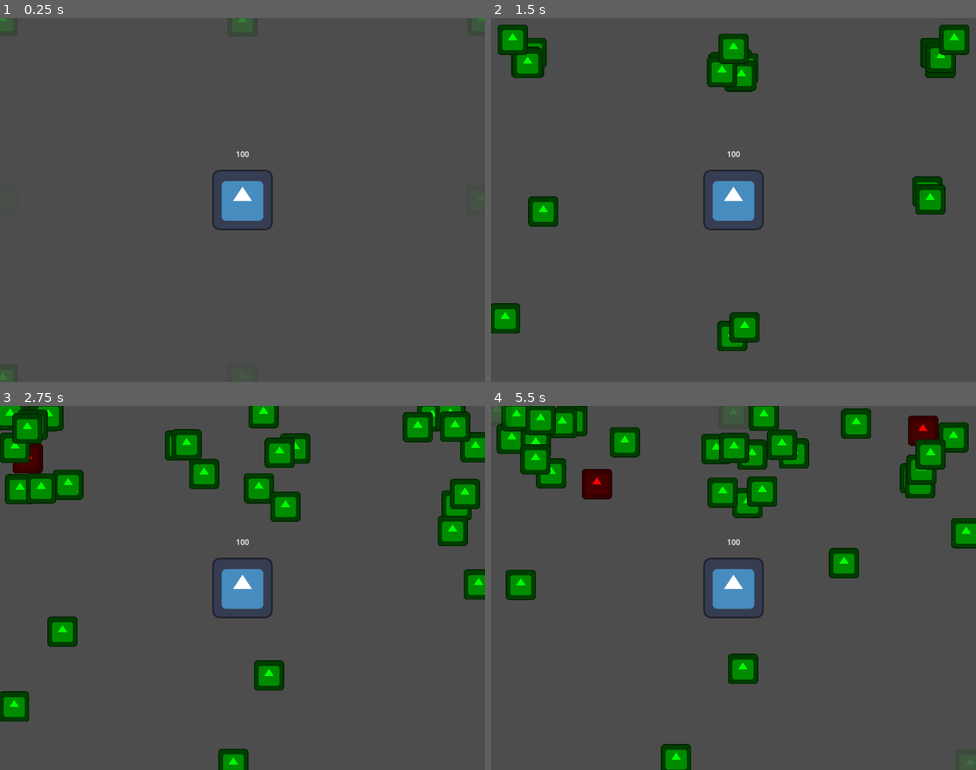
Above: before the commit, frames 1-4 (two rows, left to right).
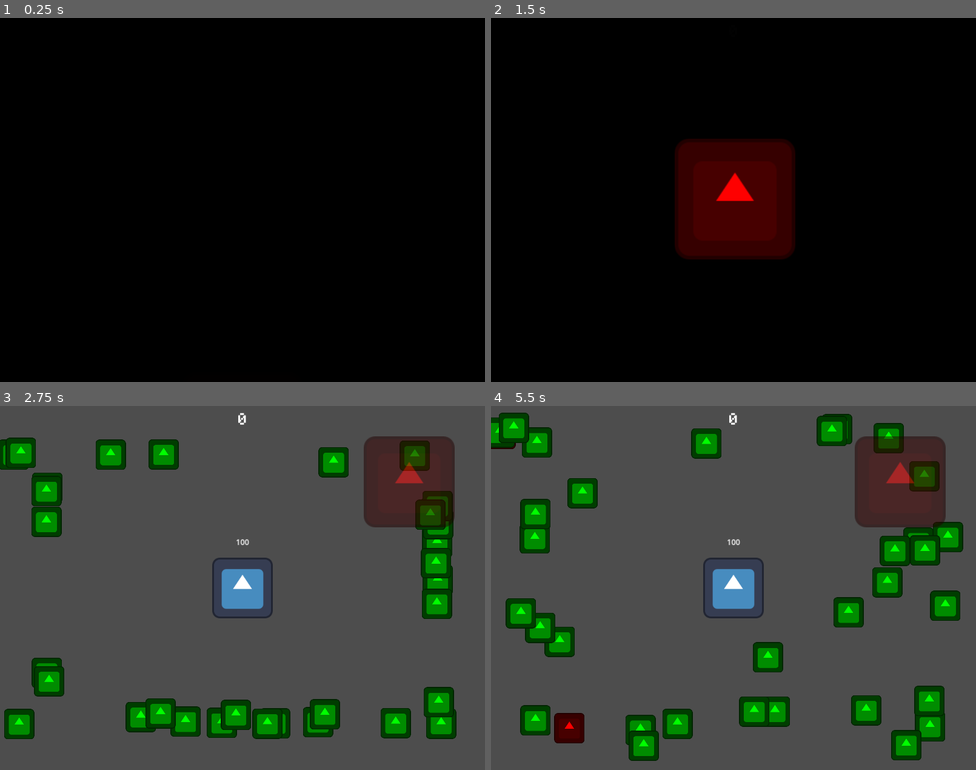
Above: after the commit, the same moments.

Repository: SamuelScerri/Score-Space-Jam
Game: Godot game, scene res://Game Area.tscn
Same seed, same stepped clock (60 frames per second), same inputs: the game is played once before the commit and once after it. The engine's default icon, where the game draws it, is replaced by a stand-in: a white triangle on a blue panel in a dark square.
Inputs (mouse positions are in pixels of both pictures, inside the frame that each line leads up to):
- Up to frame 1 (0.25 s): no input
- Up to frame 2 (1.5 s): move the mouse to (500, 371) at 0.52 s; click (500, 371) at 0.6 s; click (733, 305) at 1.25 s, where only the run after the commit has a clickable "Confirm"
- Up to frame 3 (2.75 s): move the mouse to (14, 708) at 2.02 s; click (14, 708) at 2.1 s
- Up to frame 4 (5.5 s): move the mouse to (922, 416) at 2.77 s; click (922, 416) at 2.85 s; move the mouse to (505, 708) at 3.52 s; click (505, 708) at 3.6 s; move the mouse to (578, 467) at 4.27 s; click (578, 467) at 4.35 s; move the mouse to (917, 522) at 5.02 s; click (917, 522) at 5.1 s

The runs differ from the first frame. In frame 1, 100% of the frame differs, in the area x 0-100%, y 0-100%; in frame 2, 100%; in frame 3, 25%; in frame 4, 27%.

Commit message:
Added Score Counter & Sound Effects

Diff:
--- a/Game Area.gd
+++ b/Game Area.gd
@@ -2,7 +2,9 @@
 
 var score: int = 0
 
-#@onready var user_interface = $Interface
+@onready var user_interface = $Interface
+@onready var camera = $Camera
+@onready var shake_duration = $Shake
 
 @export var max_citizens_in_area = 32
 @export var enemy_chance_percentage = .2
@@ -10,17 +12,38 @@
 @export var citizen_node: PackedScene
 @export var enemy_node: PackedScene
 
+var should_shake = false
+
 func _ready():
 	Global.current_game_area = self
-	#get_tree().paused = true
+	get_tree().paused = true
 
 	#We Will Now Create A Bunch Of Citizens
 	for i in range(max_citizens_in_area):
 		spawn_citizen()
 
+func add_score(amount):
+	score += amount
+
+	if score < 0:
+		score = 0
+
+	if amount > 0:
+		user_interface.update_score_label(score, true)
+	else:
+		user_interface.update_score_label(score, false)
+
+func shake_camera(strength):
+	camera.offset = Vector2(randi_range(-strength, strength), randi_range(-strength, strength))
+
 func spawn_citizen():
 	var citizen = citizen_node.instantiate()
-	citizen.global_position = Vector2(randi_range(0, 1) * (1024 / float(randi_range(1, 2))), randi_range(0, 1) * (768 / float(randi_range(1, 2))))
+	var x_or_y = randi_range(0, 1)
+
+	if x_or_y == 0:
+		citizen.global_position = Vector2(randi_range(0, 1024), randi_range(0, 1) * 768)
+	else:
+		citizen.global_position = Vector2(randi_range(0, 1) * 1024, randi_range(0, 768))
 
 	add_child(citizen)
 
@@ -36,7 +59,13 @@
 
 func _process(delta):
 	if Input.is_action_just_pressed("Fire"):
+		should_shake = true
+		shake_duration.start()
+
 		$Fire.play()
+
+	if should_shake:
+		shake_camera(4)
 
 func get_furthest_citizen(citizens: Array, building):
 	var furthest_citizen: CharacterBody2D = null
@@ -54,3 +83,8 @@
 	var enemy = enemy_node.instantiate()
 	enemy.global_position = furthest_citizen.global_position
 	add_child(enemy)
+
+
+func _on_shake_timeout():
+	should_shake = false
+	camera.offset = Vector2.ZERO
--- a/Game Area.tscn
+++ b/Game Area.tscn
@@ -1,12 +1,14 @@
-[gd_scene load_steps=6 format=3 uid="uid://bcarqfq1aej1t"]
+[gd_scene load_steps=8 format=3 uid="uid://bcarqfq1aej1t"]
 
 [ext_resource type="PackedScene" uid="uid://b38v3dryhbbjo" path="res://Nodes/Building.tscn" id="1_r261b"]
 [ext_resource type="Script" path="res://Game Area.gd" id="1_sroek"]
 [ext_resource type="PackedScene" uid="uid://cm2ftyt7r5ag0" path="res://Nodes/Enemy.tscn" id="2_216sn"]
 [ext_resource type="PackedScene" uid="uid://ids3m7jc5tp5" path="res://Nodes/Citizen.tscn" id="4_3nsmv"]
 [ext_resource type="AudioStream" uid="uid://c60n6mtf4lpvp" path="res://Resources/Sound Effects/Fire.mp3" id="5_mhmy3"]
+[ext_resource type="PackedScene" uid="uid://dct41s4dgk0i4" path="res://Interface.tscn" id="6_cfryr"]
+[ext_resource type="AudioStream" uid="uid://dtuhnr87k4f8k" path="res://Resources/Background.mp3" id="7_6oqdo"]
 
-[node name="Game Area" type="Node2D"]
+[node name="Game Area" type="Node"]
 process_mode = 1
 script = ExtResource("1_sroek")
 citizen_node = ExtResource("4_3nsmv")
@@ -23,4 +25,19 @@
 volume_db = -16.0
 max_polyphony = 32
 
+[node name="Interface" parent="." instance=ExtResource("6_cfryr")]
+visible = false
+
+[node name="Camera" type="Camera2D" parent="."]
+anchor_mode = 0
+
+[node name="Shake" type="Timer" parent="."]
+wait_time = 0.1
+one_shot = true
+
+[node name="Background" type="AudioStreamPlayer" parent="."]
+stream = ExtResource("7_6oqdo")
+autoplay = true
+
 [connection signal="timeout" from="Spawn Delay" to="." method="_on_spawn_delay_timeout"]
+[connection signal="timeout" from="Shake" to="." method="_on_shake_timeout"]
--- a/Interface.tscn
+++ b/Interface.tscn
@@ -1,7 +1,15 @@
-[gd_scene load_steps=7 format=3 uid="uid://dct41s4dgk0i4"]
+[gd_scene load_steps=15 format=3 uid="uid://dct41s4dgk0i4"]
 
 [ext_resource type="Script" path="res://Scripts/User Interface.gd" id="1_hxl12"]
+[ext_resource type="FontFile" uid="uid://bsbn6wphuu3nh" path="res://Resources/Font.ttf" id="2_8s0u5"]
 [ext_resource type="Texture2D" uid="uid://deh46ylnqx6qi" path="res://icon.svg" id="2_qjuej"]
+[ext_resource type="AudioStream" uid="uid://by4q71mfeau6c" path="res://Resources/Sound Effects/Whoosh.wav" id="3_b6kgu"]
+[ext_resource type="AudioStream" uid="uid://236dfbhpjqem" path="res://Resources/Sound Effects/Select.wav" id="4_fj4vb"]
+[ext_resource type="AudioStream" uid="uid://ctrvqr6o00mrh" path="res://Resources/Sound Effects/Good Target.wav" id="6_jdj2w"]
+[ext_resource type="AudioStream" uid="uid://dlj3m5lvgkvj8" path="res://Resources/Sound Effects/Wrong.wav" id="7_2jpv7"]
+
+[sub_resource type="FontVariation" id="FontVariation_ntvwg"]
+base_font = ExtResource("2_8s0u5")
 
 [sub_resource type="Animation" id="Animation_ribx5"]
 resource_name = "Begin"
@@ -77,6 +85,20 @@
 "update": 0,
 "values": [Color(1, 0, 0, 1), Color(1, 0, 0, 0.501961)]
 }
+tracks/6/type = "method"
+tracks/6/imported = false
+tracks/6/enabled = true
+tracks/6/path = NodePath("Whoosh")
+tracks/6/interp = 1
+tracks/6/loop_wrap = true
+tracks/6/keys = {
+"times": PackedFloat32Array(0),
+"transitions": PackedFloat32Array(1),
+"values": [{
+"args": [0.0],
+"method": &"play"
+}]
+}
 
 [sub_resource type="Animation" id="Animation_oqim6"]
 resource_name = "Idle"
@@ -144,10 +166,72 @@
 "values": [true]
 }
 
+[sub_resource type="Animation" id="Animation_wq1n1"]
+resource_name = "Green Flash"
+length = 0.1
+tracks/0/type = "method"
+tracks/0/imported = false
+tracks/0/enabled = true
+tracks/0/path = NodePath("Good")
+tracks/0/interp = 1
+tracks/0/loop_wrap = true
+tracks/0/keys = {
+"times": PackedFloat32Array(0),
+"transitions": PackedFloat32Array(1),
+"values": [{
+"args": [0.0],
+"method": &"play"
+}]
+}
+tracks/1/type = "value"
+tracks/1/imported = false
+tracks/1/enabled = true
+tracks/1/path = NodePath("Background:color")
+tracks/1/interp = 1
+tracks/1/loop_wrap = true
+tracks/1/keys = {
+"times": PackedFloat32Array(0, 0.1),
+"transitions": PackedFloat32Array(1, 1),
+"update": 0,
+"values": [Color(0, 1, 0, 0.12549), Color(0, 1, 0, 0)]
+}
+
+[sub_resource type="Animation" id="Animation_1e2tb"]
+resource_name = "Red Flash"
+length = 0.1
+tracks/0/type = "method"
+tracks/0/imported = false
+tracks/0/enabled = true
+tracks/0/path = NodePath("Bad")
+tracks/0/interp = 1
+tracks/0/loop_wrap = true
+tracks/0/keys = {
+"times": PackedFloat32Array(0),
+"transitions": PackedFloat32Array(1),
+"values": [{
+"args": [0.0],
+"method": &"play"
+}]
+}
+tracks/1/type = "value"
+tracks/1/imported = false
+tracks/1/enabled = true
+tracks/1/path = NodePath("Background:color")
+tracks/1/interp = 1
+tracks/1/loop_wrap = true
+tracks/1/keys = {
+"times": PackedFloat32Array(0, 0.1),
+"transitions": PackedFloat32Array(1, 1),
+"update": 0,
+"values": [Color(1, 0, 0, 0.12549), Color(1, 0, 0, 0)]
+}
+
 [sub_resource type="AnimationLibrary" id="AnimationLibrary_avmb6"]
 _data = {
 "Begin": SubResource("Animation_ribx5"),
+"Green Flash": SubResource("Animation_wq1n1"),
 "Idle": SubResource("Animation_oqim6"),
+"Red Flash": SubResource("Animation_1e2tb"),
 "Show": SubResource("Animation_gr5k4")
 }
 
@@ -155,17 +239,24 @@
 process_mode = 3
 z_index = 4096
 script = ExtResource("1_hxl12")
-metadata/_edit_group_ = true
+
+[node name="Label" type="Label" parent="."]
+offset_right = 1024.0
+offset_bottom = 64.0
+theme_override_fonts/font = SubResource("FontVariation_ntvwg")
+theme_override_font_sizes/font_size = 32
+text = "0"
+horizontal_alignment = 1
+vertical_alignment = 1
 
 [node name="Background" type="ColorRect" parent="."]
 offset_right = 1024.0
 offset_bottom = 768.0
 mouse_filter = 1
-color = Color(0, 0, 0, 1)
+color = Color(1, 0, 0, 0.12549)
 
 [node name="Modulate" type="CanvasModulate" parent="."]
 modulate = Color(0, 0, 0, 1)
-color = Color(0, 0, 0, 1)
 
 [node name="Target" type="Sprite2D" parent="."]
 self_modulate = Color(1, 0, 0, 1)
@@ -186,8 +277,25 @@
 
 [node name="Animator" type="AnimationPlayer" parent="."]
 autoplay = "Show"
+method_call_mode = 1
 libraries = {
 "": SubResource("AnimationLibrary_avmb6")
 }
 
+[node name="Whoosh" type="AudioStreamPlayer2D" parent="."]
+stream = ExtResource("3_b6kgu")
+pitch_scale = 0.8
+
+[node name="Select" type="AudioStreamPlayer2D" parent="."]
+stream = ExtResource("4_fj4vb")
+
+[node name="Good" type="AudioStreamPlayer" parent="."]
+stream = ExtResource("6_jdj2w")
+volume_db = -16.0
+pitch_scale = 2.0
+
+[node name="Bad" type="AudioStreamPlayer" parent="."]
+stream = ExtResource("7_2jpv7")
+pitch_scale = 3.0
+
 [connection signal="pressed" from="Target/Button" to="." method="start_game"]
--- a/Scripts/Citizen.gd
+++ b/Scripts/Citizen.gd
@@ -74,6 +74,7 @@
 	if not dead:
 		#Replace This Citizen
 		Global.current_game_area.spawn_citizen()
+		Global.current_game_area.add_score(-20)
 
 		dead = true
 		$Feedback.play("Death")
--- a/Scripts/Enemy.gd
+++ b/Scripts/Enemy.gd
@@ -79,6 +79,8 @@
 func die():
 	if not dead:
 		dead = true
+		Global.current_game_area.add_score(10)
+
 		$Feedback.play("Death")
 		velocity = Vector2(0, -320)
 
--- a/Scripts/User Interface.gd
+++ b/Scripts/User Interface.gd
@@ -2,5 +2,14 @@
 
 func start_game():
 	$Animator.play("Begin")
+	$Select.play()
 
 	Global.current_game_area.start_game()
+
+func update_score_label(score, positive: bool):
+	if not positive:
+		$Animator.play("Red Flash")
+	else:
+		$Animator.play("Green Flash")
+
+	$Label.text = str(score)
Not shown, added: Resources/Background.mp3.import
Binary file added: Resources/Font.ttf
Not shown, added: Resources/Font.ttf.import
Binary file added: Resources/Sound Effects/Font.ttf
Not shown, added: Resources/Sound Effects/Font.ttf.import
Not shown, added: Resources/Sound Effects/Good Target.wav.import
Not shown, added: Resources/Sound Effects/Select.wav.import
Not shown, added: Resources/Sound Effects/Whoosh.wav.import
Not shown, added: Resources/Sound Effects/Wrong.wav.import
Not shown, added: Resources/Background.mp3
Not shown, added: Resources/Sound Effects/Good Target.wav
Not shown, added: Resources/Sound Effects/Select.wav
(and 2 more such lines)
